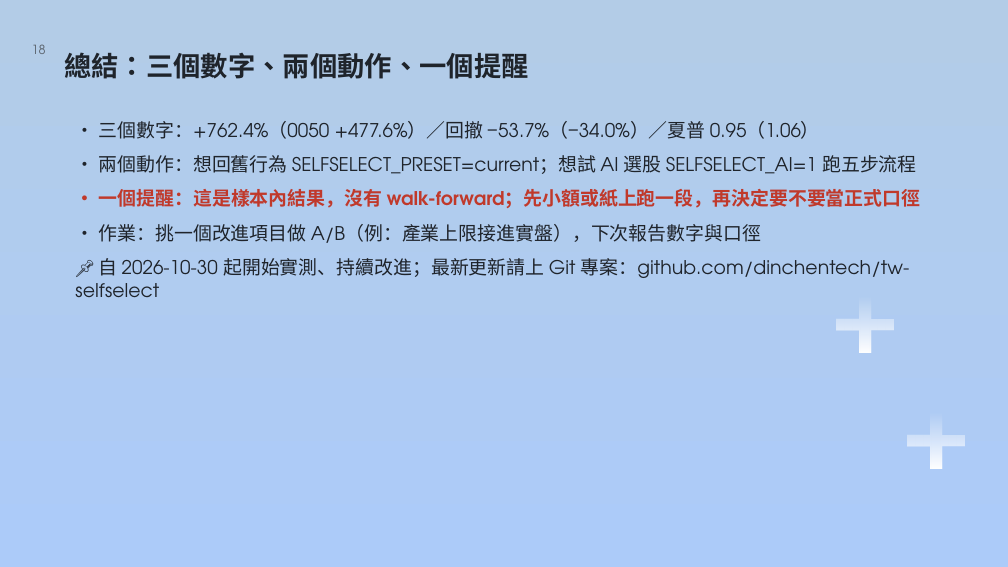
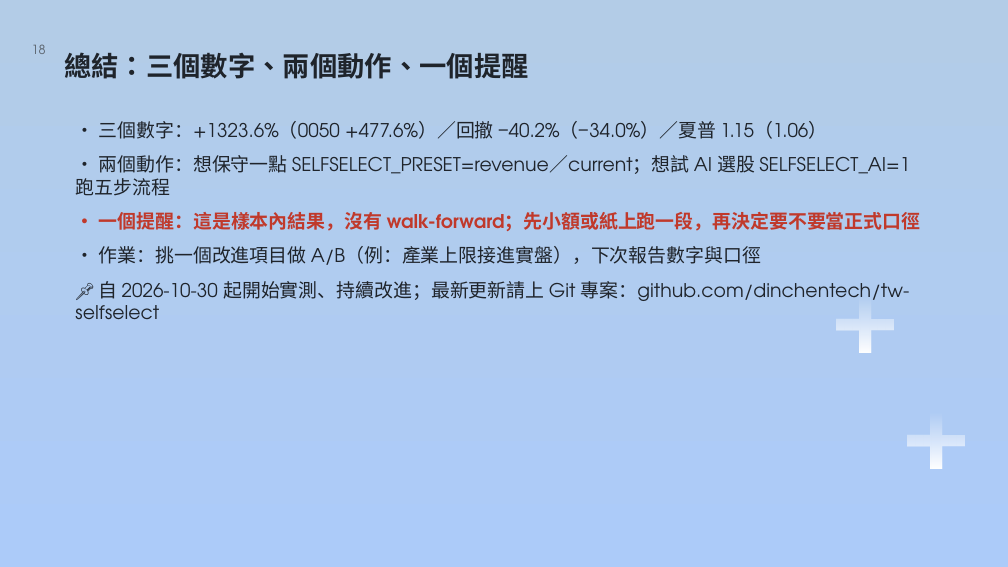
Before and after one commit to dinchentech/tw-selfselect, a slide deck: slide 18 of plans/ppt/TW-SELFSELECT台股買賣自動化系統-W7-講稿版.pptx. Drawn at 1008x567 pixels with LibreOffice and Linux fonts; fonts in the diff are those of the drawing; background and template pictures are left out. Boxes give left, top, right and bottom in pixels: in the first picture for what was removed or moved away, otherwise in the second. Text is boxed around its words. In the diff, an @@ line names an element or a change of style, - is before the commit and + after.

Commit message:
教材：W7 講稿版改版（預設 aggressive）＋配音版／MP4 重製
- plans/ppt/make_w7.py：S3／S6／S7／S8／S9／S10／S11／S15／S16／S18／S19 全面同步新預設
  （+762.4%／−53.7% → +1323.6%／−40.2%／夏普 1.15），並補「2022-2026 輸或打平 0050」的警語；
  S9 preset 表把 aggressive 標成預設、S19 收尾改成「想保守切 revenue／current」
- 講稿備註同步改寫；W7-解說腳本.md 重出（19 頁／約 43 分 30 秒）
- 配音版 pptx（每頁喇叭）＋ mp4（1920×1080、1,177 秒／19 分 37 秒）重製；TTS 19.7 分鐘
- plans/ppt/README.md：W7 配音表與改版紀錄更新
- 教材變更，依規則不動版號（程式版號維持 1.1.5）

```diff
--- a/plans/ppt/TW-SELFSELECT台股買賣自動化系統-W7-講稿版.pptx
+++ b/plans/ppt/TW-SELFSELECT台股買賣自動化系統-W7-講稿版.pptx
@@ text at box(75, 121, 910, 196): text changed @@
-• 三個數字：+762.4%（0050 +477.6%）／回撤 −53.7%（−34.0%）／夏普 0.95（1.06）
-• 兩個動作：想回舊行為 SELFSELECT_PRESET=current；想試 AI 選股 SELFSELECT_AI=1 跑五步流程
+• 三個數字：+1323.6%（0050 +477.6%）／回撤 −40.2%（−34.0%）／夏普 1.15（1.06）
+• 兩個動作：想保守一點 SELFSELECT_PRESET=revenue／current；想試 AI 選股 SELFSELECT_AI=1 跑五步流程
```
Also in this commit, not shown: 10 other slides changed, 3 other files.
